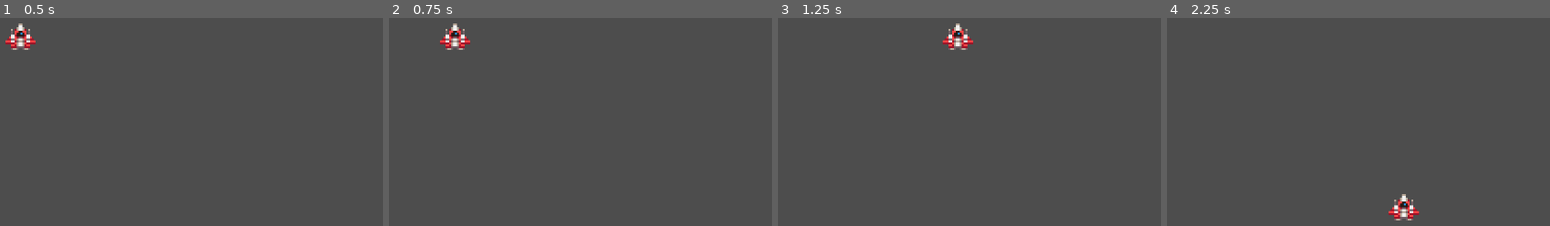
Above: before the commit, frames 1-4 (left to right).
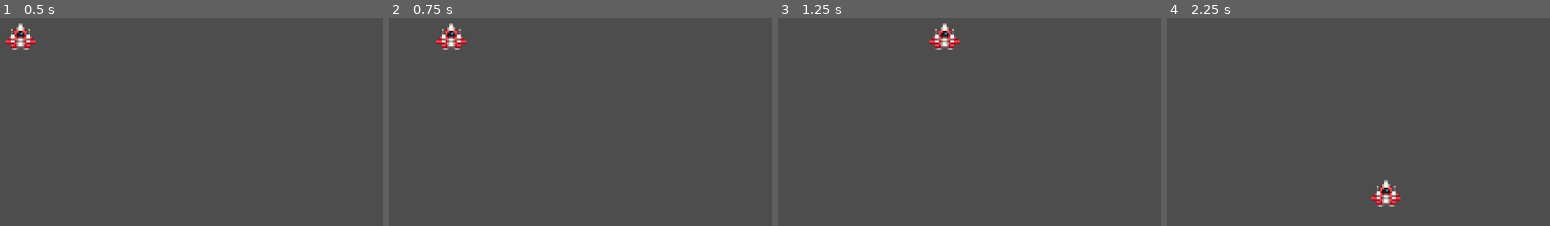
Above: after the commit, the same moments.

Repository: cheskya/ISCS3014-Project3
Game: Godot game, scene res://scenes/game.tscn
Same seed, same stepped clock (60 frames per second), same inputs: the game is played once before the commit and once after it.
Inputs:
- Up to frame 1 (0.5 s): no input
- Up to frame 2 (0.75 s): tap Enter at 0.5 s; hold D (right) from 0.53 s (still down)
- Up to frame 3 (1.25 s): keep holding D (right)
- Up to frame 4 (2.25 s): release D (right) at 1.28 s; hold S (down) 1.28-2.03 s; hold D (right) from 2.03 s (still down)

Frame 1 is identical in both runs. In frame 2, 0.7% of the frame differs, in the area x 12-22%, y 2-16%; in frame 3, 0.9%; in frame 4, 1.2%, in the area x 53-66%, y 78-98%.

Commit message:
Edit player movement script

Diff:
--- a/scripts/player.gd
+++ b/scripts/player.gd
@@ -1,8 +1,8 @@
 extends CharacterBody2D
 
-@export var speed = 120
+@export var speed = 110
 
-func _process(delta: float) -> void:
+func _physics_process(delta: float) -> void:
 	var move = Input.get_vector("left", "right", "up", "down")
 	if move:
 		velocity = move * speed
